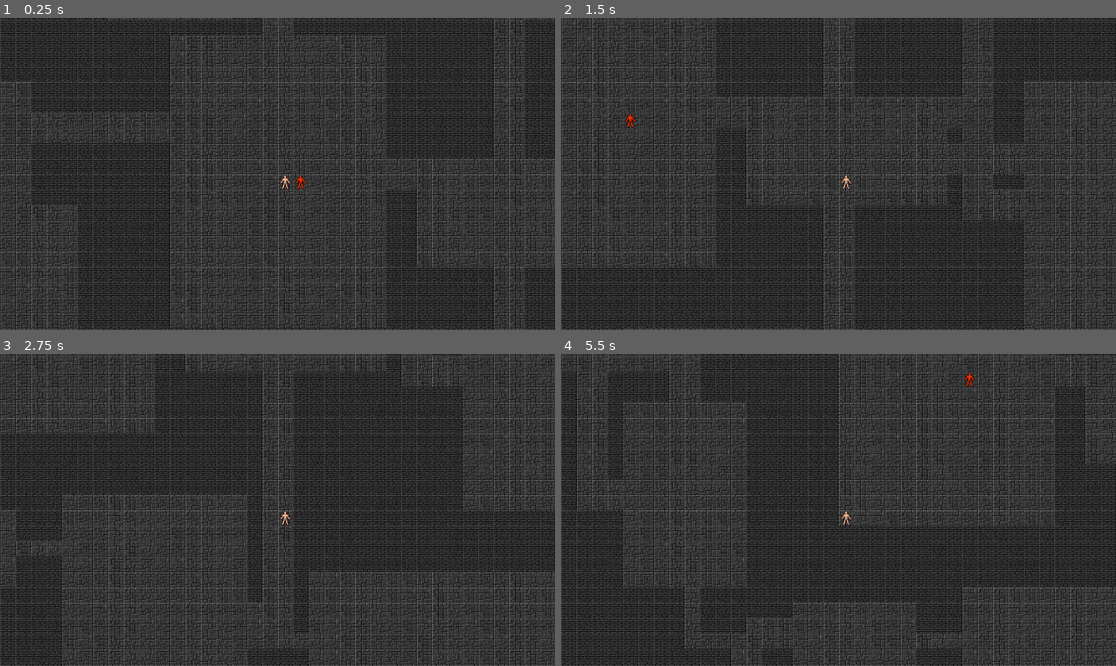
Above: before the commit, frames 1-4 (two rows, left to right).
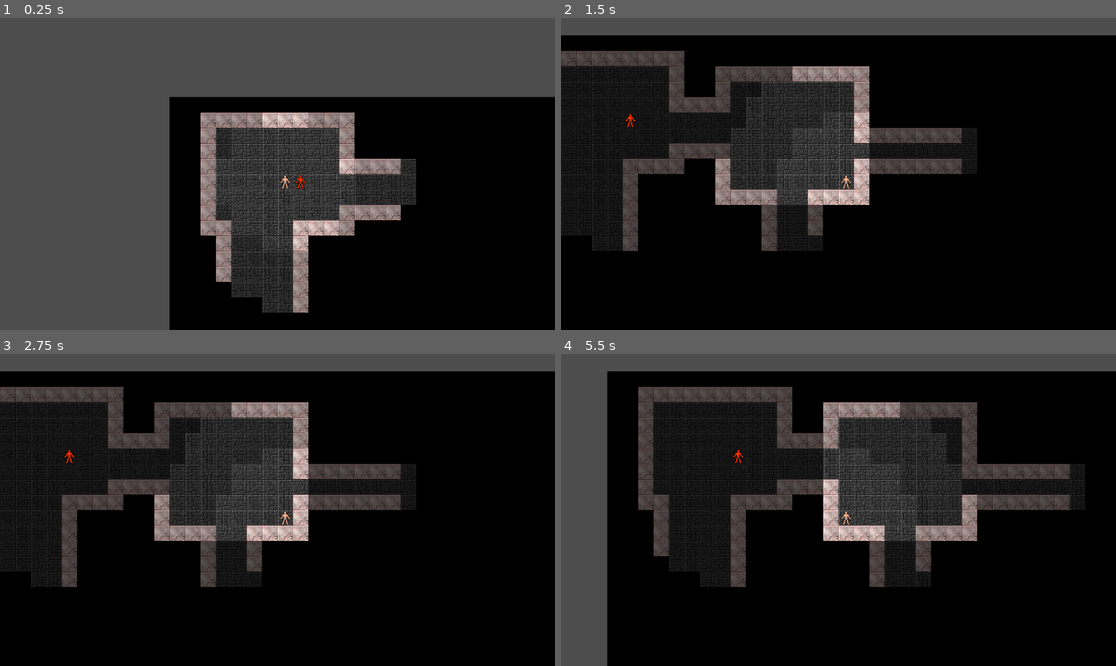
Above: after the commit, the same moments.

Repository: Smileybob72801/Pathfinder-Roguelike
Game: Godot game, scene res://src/Game/game.tscn
The game is run twice, just before and just after one commit, with the same random seed, the same clock (stepped at 60 frames per second) and the same inputs.
Inputs (mouse positions are in pixels of both pictures, inside the frame that each line leads up to):
- Up to frame 1 (0.25 s): no input
- Up to frame 2 (1.5 s): tap Enter at 0.5 s; move the mouse to (960, 158) at 0.52 s; hold Right (ui_right) 0.53-1.28 s; click (960, 158) at 0.67 s; move the mouse to (727, 189) at 1.27 s; hold Down (ui_down) from 1.28 s (still down); click (727, 189) at 1.42 s
- Up to frame 3 (2.75 s): move the mouse to (333, 441) at 2.02 s; release Down (ui_down) at 2.03 s; hold Right (ui_right) from 2.03 s (still down); click (333, 441) at 2.17 s
- Up to frame 4 (5.5 s): tap Space at 2.75 s; move the mouse to (810, 572) at 2.77 s; release Right (ui_right) at 2.78 s; hold Up (ui_up) 2.78-3.53 s; click (810, 572) at 2.92 s; move the mouse to (1005, 556) at 3.52 s; hold Left (ui_left) 3.53-5.03 s; click (1005, 556) at 3.67 s; move the mouse to (672, 463) at 4.27 s; click (672, 463) at 4.42 s; tap Enter at 5 s; move the mouse to (866, 510) at 5.02 s; hold Down (ui_down) from 5.03 s (still down); click (866, 510) at 5.17 s

The runs differ from the first frame. In frame 1, 68% of the frame differs, in the area x 0-100%, y 0-100%; in frame 2, 76%; in frame 3, 75%; in frame 4, 72%.

Commit message:
feat(vision): add line-of-sight, illumination map, and fog-of-war rendering
Introduce a full vision pipeline that separates geometry visibility,
lighting conditions, and player memory.

### Line of Sight (LoS)
- Add FieldOfView system using recursive shadowcasting
- Compute visibility per cell based on tile transparency
- Ensure opaque tiles are visible when they block rays
- Support radius-limited LoS with Pathfinder-style distance metrics
- Decouple LoS computation from rendering via VisionState
- Allow LoS queries independent of illumination (raw geometry visibility)

### Illumination
- Add IlluminationMap with per-cell light levels
- Introduce LightLevel model:
  - SUPERNATURAL_DARKNESS
  - DARKNESS
  - DIM
  - NORMAL
  - BRIGHT
- Add LightSource abstraction with normal and dim radii
- Implement LightSystem to rebuild illumination from multiple sources
- Use LoS to constrain light propagation through opaque tiles
- Combine overlapping lights using max-light semantics
- Keep BRIGHT reserved for future daylight / special sources

### Vision State & Interpretation
- Add VisionState to track:
  - currently visible cells
  - explored memory
  - perceived light per cell
- Interpret visibility as:
  - cell must be within LoS
  - illumination must be >= DIM for a normal-vision creature
- Lay groundwork for darkvision, low-light, blindsense, etc.

### Fog of War Rendering
- Add dedicated fog TileMapLayer
- Render three fog states:
  - unexplored (full fog)
  - explored but not visible (dim fog)
  - currently visible (clear or dim-light overlay)
- Drive fog updates incrementally based on changed visibility
- Keep fog rendering player-oriented (NPC vision decoupled)

### Gameplay Integration
- Attach VisionState to player entity
- Recompute vision and illumination on movement
- Add TorchSpawner and runtime torch placement for testing
- Support multiple light sources affecting visibility

### Dungeon Generation Tweaks
- Switch default room placer to BSP
- Refine BSP parameters:
  - minimum leaf size
  - split bias and depth
  - optional blank leaves
  - room size derived from leaf fill ratios
- Slightly reduce room size bounds for better visibility pacing

This establishes a clean separation between:
geometry visibility, lighting conditions, perception rules,
and visual presentation—forming the foundation for stealth,
light-based gameplay, and advanced senses.

Diff:
--- a/assets/definitions/map/gen_config/dungeon_gen_config_default.tres
+++ b/assets/definitions/map/gen_config/dungeon_gen_config_default.tres
@@ -1,17 +1,17 @@
 [gd_resource type="Resource" script_class="DungeonGenConfig" load_steps=6 format=3 uid="uid://y4cfj10mjhe8"]
 
 [ext_resource type="Resource" uid="uid://cw82wxgvglpal" path="res://assets/definitions/map/gen_config/corridor_config/l_corridor_carver_default.tres" id="1_rr7oy"]
-[ext_resource type="Resource" uid="uid://y7j8xel3q5xk" path="res://assets/definitions/map/gen_config/room_config/rect_room_placer_default.tres" id="2_nuecr"]
 [ext_resource type="Resource" uid="uid://c2pbk8ivfvd28" path="res://assets/definitions/map/gen_config/connector_config/mst_plus_loops.tres" id="2_nw1ek"]
 [ext_resource type="Resource" uid="uid://c34tcx7qq64yn" path="res://assets/definitions/map/gen_config/corridor_config/corridor_width_config/corridor_width_default.tres" id="2_t8axl"]
 [ext_resource type="Script" uid="uid://bu4d3486tsfs3" path="res://src/Map/Generation/dungeon_gen_config.gd" id="3_nw1ek"]
+[ext_resource type="Resource" uid="uid://bhlwhs4rjau1j" path="res://assets/definitions/map/gen_config/room_config/bsp_room_placer_default.tres" id="4_nw1ek"]
 
 [resource]
 script = ExtResource("3_nw1ek")
-room_min_size = 5
-room_max_size = 20
+room_min_size = 4
+room_max_size = 16
 corridor_widths = ExtResource("2_t8axl")
-room_placer = ExtResource("2_nuecr")
+room_placer = ExtResource("4_nw1ek")
 room_connector = ExtResource("2_nw1ek")
 corridor_carver = ExtResource("1_rr7oy")
 metadata/_custom_type_script = "uid://bu4d3486tsfs3"
--- a/assets/definitions/map/gen_config/room_config/bsp_room_placer_default.tres
+++ b/assets/definitions/map/gen_config/room_config/bsp_room_placer_default.tres
@@ -4,4 +4,5 @@
 
 [resource]
 script = ExtResource("1_50e5r")
+min_leaf_size = 5
 metadata/_custom_type_script = "uid://b85nvpru5yr10"
--- a/assets/definitions/map/tiles/mechanics/tile_mechanics_definition_wall.tres
+++ b/assets/definitions/map/tiles/mechanics/tile_mechanics_definition_wall.tres
@@ -1,4 +1,4 @@
-[gd_resource type="Resource" script_class="TileDefinition" load_steps=2 format=3 uid="uid://c1aca2u6n058b"]
+[gd_resource type="Resource" script_class="TileMechanicsDefinition" load_steps=2 format=3 uid="uid://c1aca2u6n058b"]
 
 [ext_resource type="Script" uid="uid://cxd462ihqotw3" path="res://src/Map/tile_mechanics_definition.gd" id="1_jqyxr"]
 
@@ -6,6 +6,4 @@
 script = ExtResource("1_jqyxr")
 is_walkable = false
 is_transparent = false
-source_id = 1
-atlas_coords_options = Array[Vector2i]([Vector2i(10, 4)])
 metadata/_custom_type_script = "uid://cxd462ihqotw3"
--- a/assets/definitions/map/tiles/visuals/wall_stone_brick.tres
+++ b/assets/definitions/map/tiles/visuals/wall_stone_brick.tres
@@ -5,5 +5,5 @@
 [resource]
 script = ExtResource("1_0pcya")
 source_id = 1
-atlas_coords_options = Array[Vector2i]([Vector2i(10, 4), Vector2i(12, 4), Vector2i(14, 4)])
+atlas_coords_options = Array[Vector2i]([Vector2i(1, 9)])
 metadata/_custom_type_script = "uid://by5snrwe3dvv1"
--- a/assets/tilesets/dcss_tileset.tres
+++ b/assets/tilesets/dcss_tileset.tres
@@ -6041,6 +6041,7 @@
 20:94/0 = 0
 21:94/0 = 0
 22:94/0 = 0
+23:94/0 = 0
 
 [resource]
 tile_size = Vector2i(32, 32)
--- a/src/Entities/entity.gd
+++ b/src/Entities/entity.gd
@@ -6,6 +6,9 @@
 	set(value):
 		grid_position = value
 		position = Grid.grid_to_world(grid_position)
+
+var vision_state: VisionState = null
+
 
 func _init(start_position: Vector2i, entity_definition: EntityDefinition) -> void:
 	centered = false
--- a/src/Game/game.gd
+++ b/src/Game/game.gd
@@ -9,10 +9,21 @@
 @onready var entities: Node2D = $Entities
 @onready var map: Map = $Map
 
+var _fov: FieldOfView = FieldOfView.new()
+var _light_system := LightSystem.new()
+var _illumination: IlluminationMap
+
+# Debug tools
+var _torch_spawner: TorchSpawner = TorchSpawner.new()
+
 func _ready() -> void:
 	var player_start_pos: Vector2i = map.get_player_spawn()
 	player = Entity.new(player_start_pos, player_definition)
 	entities.add_child(player)
+
+	# Player gets explored memory
+	# TODO: enemies can get visible-only later.
+	player.vision_state = VisionState.new(map.map_data.width, map.map_data.height, true)
 
 	var camera: Camera2D = $Camera2D
 	remove_child(camera)
@@ -22,10 +33,74 @@
 	npc.modulate = Color.ORANGE_RED
 	entities.add_child(npc)
 
+	_illumination = IlluminationMap.new(map.map_data.width, map.map_data.height, LightLevel.DARKNESS)
+	_update_player_vision_and_light()
+
 func get_map_data() -> MapData:
 	return map.map_data
 
 func _physics_process(_delta: float) -> void:
 	var action: Action = event_handler.get_action()
 	if action:
+		var before := player.grid_position
 		action.perform(self, player)
+
+		if player.grid_position != before:
+			_update_player_vision_and_light()
+
+
+func _update_player_vision_and_light() -> void:
+
+	# Example radii: torch normal 4, dim 8
+	var normal_radius := 4
+	var dim_radius := 8
+
+	var lights: Array[LightSource] = []
+
+	# Player torch
+	lights.append(LightSource.new(player.grid_position, normal_radius, dim_radius))
+
+	# Add all spawned test torches:
+	lights.append_array(_torch_spawner.build_light_sources(normal_radius, dim_radius))
+
+	_light_system.rebuild_illumination(map.map_data, _illumination, lights)
+	var max_los := 50
+
+	# LoS candidates
+	var los_cells := _fov.compute_cells(map.map_data, player.grid_position, max_los)
+
+	player.vision_state.clear_visible()
+
+	var visible_cells: Array[Vector2i] = []
+
+	# Interpret illumination for a normal-vision human:
+	# Visible if illumination is at least DIM.
+	# TODO: Handle darkvision, low light, blindsense, etc..
+	for cell in los_cells:
+		var lvl := _illumination.get_level(cell)
+
+		if lvl >= LightLevel.DIM:
+			player.vision_state.set_visible(cell, true)
+			player.vision_state.set_perceived_light(cell, lvl)
+			visible_cells.append(cell)
+
+	# Rendering uses explored + visible + perceived_light
+	map.apply_player_vision(player.vision_state, visible_cells)
+
+
+func spawn_test_torch(cell: Vector2i) -> void:
+	# Optional safety checks (recommended)
+	if not map.map_data.is_in_bounds(cell):
+		return
+	if map.map_data.get_kind(cell) == MapData.TileKind.WALL:
+		return
+
+	_torch_spawner.add_torch(cell)
+	_update_player_vision_and_light()
+
+func _unhandled_input(event: InputEvent) -> void:
+	if event is InputEventMouseButton and event.pressed:
+		var mb := event as InputEventMouseButton
+		if mb.button_index == MOUSE_BUTTON_RIGHT:
+			var cell := Grid.world_to_grid(get_global_mouse_position())
+			spawn_test_torch(cell)
--- a/src/Game/game.tscn
+++ b/src/Game/game.tscn
@@ -13,16 +13,24 @@
 [node name="EventHandler" type="Node" parent="."]
 script = ExtResource("3_sag4g")
 
-[node name="Map" type="Node2D" parent="." node_paths=PackedStringArray("floor_layer", "wall_layer")]
+[node name="Map" type="Node2D" parent="." node_paths=PackedStringArray("floor_layer", "wall_layer", "fog_layer")]
 script = ExtResource("3_3s8ir")
-map_height = 80
+map_width = 100
+map_height = 100
 floor_layer = NodePath("FloorLayer")
 wall_layer = NodePath("WallLayer")
+fog_layer = NodePath("FogLayer")
+fog_full_atlas_coords = Vector2i(23, 94)
+fog_dim_light_atlas_coords = Vector2i(19, 50)
+fog_dim_atlas_coords = Vector2i(20, 50)
 
 [node name="FloorLayer" type="TileMapLayer" parent="Map"]
 tile_set = ExtResource("3_bob6j")
 
 [node name="WallLayer" type="TileMapLayer" parent="Map"]
+tile_set = ExtResource("3_bob6j")
+
+[node name="FogLayer" type="TileMapLayer" parent="Map"]
 tile_set = ExtResource("3_bob6j")
 
 [node name="DungeonGenerator" type="Node" parent="Map"]
--- a/src/Map/Generation/Rooms/bsp_room_placer.gd
+++ b/src/Map/Generation/Rooms/bsp_room_placer.gd
@@ -2,10 +2,24 @@
 
 extends RoomPlacer
 
+@export_category("Variety")
+@export_range(0.0, 1.0, 0.01) var blank_leaf_chance: float = 0.10  # 15% leaves produce no room
+# Choose room size as a fraction of the leaf's inner space (more variety than uniform absolute sizes)
+@export_range(0.0, 1.0, 0.01) var fill_min: float = 0.35 # room uses at least 45% of inner width/height
+@export_range(0.0, 1.0, 0.01) var fill_max: float = 0.90 # room uses up to 95% of inner width/height
+
+@export_range(0.0, 1.0, 0.01) var stop_split_chance: float = 0.10
+
+# Bias toward smaller or larger rooms within the [fill_min..fill_max] range:
+# 0.0 -> tends larger, 0.5 -> neutral, 1.0 -> tends smaller
+@export_range(0.0, 1.0, 0.01) var small_room_bias: float = 0.50
+
 @export_category("BSP")
-@export var min_leaf_size: int = 14
-@export var max_depth: int = 5
-@export var split_bias: float = 0.55 # >0.5 favors splitting along the longer axis
+@export var min_leaf_size: int = 12
+@export var max_depth: int = 6
+@export var split_bias: float = 0.65 # >0.5 favors splitting along the longer axis
+@export var split_margin: int = 2
+
 
 @export_category("Rooms Inside Leaves")
 @export var room_margin: int = 1        # empty border inside leaf
@@ -35,12 +49,17 @@
 	return rooms
 
 func _split_leaf(rng: RandomNumberGenerator, leaf: Rect2i, depth: int, out_leaves: Array[Rect2i]) -> void:
+	if depth > 0 and stop_split_chance > 0.0 and rng.randf() < stop_split_chance:
+		out_leaves.append(leaf)
+		return
+
 	if depth >= max_depth:
 		out_leaves.append(leaf)
 		return
 
-	var can_split_h := leaf.size.y >= (min_leaf_size * 2)
-	var can_split_v := leaf.size.x >= (min_leaf_size * 2)
+	var min_child: int = min_leaf_size + split_margin
+	var can_split_h: bool = leaf.size.y >= (min_child * 2)
+	var can_split_v: bool = leaf.size.x >= (min_child * 2)
 
 	if not can_split_h and not can_split_v:
 		out_leaves.append(leaf)
@@ -59,7 +78,7 @@
 		split_h = can_split_h
 
 	if split_h:
-		var split_y := rng.randi_range(min_leaf_size, leaf.size.y - min_leaf_size)
+		var split_y: int = rng.randi_range(min_child, leaf.size.y - min_child)
 		var top := Rect2i(leaf.position.x, leaf.position.y, leaf.size.x, split_y)
 		var bottom := Rect2i(leaf.position.x, leaf.position.y + split_y, leaf.size.x, leaf.size.y - split_y)
 		_split_leaf(rng, top, depth + 1, out_leaves)
@@ -71,7 +90,12 @@
 		_split_leaf(rng, left, depth + 1, out_leaves)
 		_split_leaf(rng, right, depth + 1, out_leaves)
 
+
 func _make_room_in_leaf(map_data: MapData, rng: RandomNumberGenerator, config: DungeonGenConfig, leaf: Rect2i) -> Variant:
+	# Optional: allow blank leaves
+	if blank_leaf_chance > 0.0 and rng.randf() < blank_leaf_chance:
+		return null
+
 	var inner := Rect2i(
 		leaf.position.x + room_margin,
 		leaf.position.y + room_margin,
@@ -82,23 +106,49 @@
 	if inner.size.x < config.room_min_size or inner.size.y < config.room_min_size:
 		return null
 
-	var max_w := mini(inner.size.x, config.room_max_size)
-	var max_h := mini(inner.size.y, config.room_max_size)
+	# Compute room size relative to leaf size (this is the main variety driver)
+	var max_w_cap: int = mini(inner.size.x, config.room_max_size)
+	var max_h_cap: int = mini(inner.size.y, config.room_max_size)
 
-	var w := rng.randi_range(config.room_min_size, max_w)
-	var h := rng.randi_range(config.room_min_size, max_h)
+	var w: int = _pick_dim_from_fill(rng, inner.size.x, config.room_min_size, max_w_cap)
+	var h: int = _pick_dim_from_fill(rng, inner.size.y, config.room_min_size, max_h_cap)
 
 	if not allow_non_square_rooms:
-		var s := mini(w, h)
+		var s: int = mini(w, h)
 		w = s
 		h = s
 
-	var max_x := inner.position.x + inner.size.x - w
-	var max_y := inner.position.y + inner.size.y - h
+	var max_x: int = inner.position.x + inner.size.x - w
+	var max_y: int = inner.position.y + inner.size.y - h
 	if max_x < inner.position.x or max_y < inner.position.y:
 		return null
 
-	var x := rng.randi_range(inner.position.x, max_x)
-	var y := rng.randi_range(inner.position.y, max_y)
+	var x: int = rng.randi_range(inner.position.x, max_x)
+	var y: int = rng.randi_range(inner.position.y, max_y)
 
 	return Rect2i(x, y, w, h)
+
+
+func _pick_dim_from_fill(rng: RandomNumberGenerator, inner_dim: int, min_dim: int, max_dim: int) -> int:
+	# Fill fraction in [fill_min..fill_max], biased by small_room_bias
+	var t: float = rng.randf()
+
+	# Bias curve: small_room_bias < 0.5 -> tends larger, >0.5 -> tends smaller
+	# Keep it simple and predictable: use power curve around 0.5
+	var bias: float = clampf(small_room_bias, 0.0, 1.0)
+	if bias < 0.5:
+		# Larger rooms more likely
+		var p_big: float = lerpf(0.6, 3.0, (0.5 - bias) / 0.5)
+		t = pow(t, 1.0 / p_big)
+	elif bias > 0.5:
+		# Smaller rooms more likely
+		var p_small: float = lerpf(0.6, 3.0, (bias - 0.5) / 0.5)
+		t = pow(t, p_small)
+
+	var fill: float = lerpf(fill_min, fill_max, t)
+	var target: int = int(round(inner_dim * fill))
+
+	# Still respect your global min/max constraints
+	target = maxi(target, min_dim)
+	target = mini(target, max_dim)
+	return target
--- /dev/null
+++ b/src/Map/field_of_view.gd
@@ -0,0 +1,114 @@
+class_name FieldOfView
+
+extends RefCounted
+
+# Recursive shadowcasting octant transforms
+const _MULTIPLIERS := [
+	[ 1, 0, 0, -1, -1, 0, 0,  1],
+	[ 0, 1, -1, 0,  0, -1, 1, 0],
+	[ 0, 1, 1,  0,  0, -1, -1, 0],
+	[ 1, 0, 0,  1, -1,  0,  0, -1]
+]
+
+# Returns the list of cells that ended up visible (for render diffs)
+func compute(map_data: MapData, vision: VisionState, origin: Vector2i, radius: int) -> Array[Vector2i]:
+	vision.clear_visible()
+
+	var visible_cells: Array[Vector2i] = []
+	_set_visible(map_data, vision, origin, visible_cells)
+
+	for o in range(8):
+		_cast_light(
+			map_data,
+			vision,
+			origin.x,
+			origin.y,
+			radius,
+			1,
+			1.0,
+			0.0,
+			_MULTIPLIERS[0][o],
+			_MULTIPLIERS[1][o],
+			_MULTIPLIERS[2][o],
+			_MULTIPLIERS[3][o],
+			visible_cells
+		)
+
+	return visible_cells
+
+
+func compute_cells(map_data: MapData, origin: Vector2i, radius: int) -> Array[Vector2i]:
+	var dummy := VisionState.new(map_data.width, map_data.height, false)
+	return compute(map_data, dummy, origin, radius)
+
+
+func _set_visible(map_data: MapData, vision: VisionState, pos: Vector2i, out_visible: Array[Vector2i]) -> void:
+	if not map_data.is_in_bounds(pos):
+		return
+	if vision.is_visible(pos):
+		return
+
+	vision.set_visible(pos, true)
+	out_visible.append(pos)
+
+
+func _cast_light(
+	map_data: MapData,
+	vision: VisionState,
+	ox: int,
+	oy: int,
+	radius: int,
+	row: int,
+	start_slope: float,
+	end_slope: float,
+	xx: int,
+	xy: int,
+	yx: int,
+	yy: int,
+	out_visible: Array[Vector2i]
+) -> void:
+	if start_slope < end_slope:
+		return
+
+	var next_start_slope := start_slope
+
+	for i in range(row, radius + 1):
+		var blocked := false
+		var dy := -i
+
+		for dx in range(-i, 1):
+			var l_slope := (dx - 0.5) / (dy + 0.5)
+			var r_slope := (dx + 0.5) / (dy - 0.5)
+
+			if start_slope < r_slope:
+				continue
+			if end_slope > l_slope:
+				break
+
+			var ax := ox + dx * xx + dy * xy
+			var ay := oy + dx * yx + dy * yy
+			var pos := Vector2i(ax, ay)
+
+			if not map_data.is_in_bounds(pos):
+				continue
+
+			# Opaque tiles are visible when they block a ray, so mark visible BEFORE checking transparency.
+			if Grid.distance_pf(Vector2i.ZERO, Vector2i(dx, dy)) <= radius:
+				_set_visible(map_data, vision, pos, out_visible)
+
+			var is_opaque := not map_data.is_transparent(pos)
+
+			if blocked:
+				if is_opaque:
+					next_start_slope = r_slope
+					continue
+				blocked = false
+				start_slope = next_start_slope
+			else:
+				if is_opaque:
+					blocked = true
+					next_start_slope = r_slope
+					_cast_light(map_data, vision, ox, oy, radius, i + 1, start_slope, l_slope, xx, xy, yx, yy, out_visible)
+
+		if blocked:
+			break
--- /dev/null
+++ b/src/Map/illumination_map.gd
@@ -0,0 +1,51 @@
+class_name IlluminationMap
+
+extends RefCounted
+
+var width: int
+var height: int
+
+# One byte per cell for LightLevel.*
+var level: PackedByteArray
+
+func _init(w: int, h: int, base_level: int) -> void:
+	width = w
+	height = h
+
+	var count := width * height
+	level = PackedByteArray()
+	level.resize(count)
+
+	fill(base_level)
+
+func _idx(pos: Vector2i) -> int:
+	return pos.y * width + pos.x
+
+func in_bounds(pos: Vector2i) -> bool:
+	return pos.x >= 0 and pos.y >= 0 and pos.x < width and pos.y < height
+
+func fill(base_level: int) -> void:
+	var v := LightLevel.clamp_level(base_level)
+	for i in range(level.size()):
+		level[i] = v
+
+func get_level(pos: Vector2i) -> int:
+	if not in_bounds(pos):
+		return LightLevel.SUPERNATURAL_DARKNESS
+	return int(level[_idx(pos)])
+
+func set_level_max(pos: Vector2i, new_level: int) -> void:
+	if not in_bounds(pos):
+		return
+	var i := _idx(pos)
+	var v := LightLevel.clamp_level(new_level)
+	if v > int(level[i]):
+		level[i] = v
+
+func set_level_min(pos: Vector2i, new_level: int) -> void:
+	if not in_bounds(pos):
+		return
+	var i := _idx(pos)
+	var v := LightLevel.clamp_level(new_level)
+	if v < int(level[i]):
+		level[i] = v
--- /dev/null
+++ b/src/Map/light_level.gd
@@ -0,0 +1,10 @@
+class_name LightLevel
+
+const SUPERNATURAL_DARKNESS: int = 0
+const DARKNESS: int = 1
+const DIM: int = 2
+const NORMAL: int = 3
+const BRIGHT: int = 4
+
+static func clamp_level(level: int) -> int:
+	return clampi(level, SUPERNATURAL_DARKNESS, BRIGHT)
--- /dev/null
+++ b/src/Map/light_source.gd
@@ -0,0 +1,12 @@
+class_name LightSource
+
+extends RefCounted
+
+var position: Vector2i
+var normal_radius: int
+var dim_radius: int
+
+func _init(pos: Vector2i, normal_radius: int, dim_radius: int) -> void:
+	position = pos
+	self.normal_radius = normal_radius
+	self.dim_radius = dim_radius
--- /dev/null
+++ b/src/Map/light_system.gd
@@ -0,0 +1,26 @@
+class_name LightSystem
+
+extends RefCounted
+
+var _fov := FieldOfView.new()
+
+func rebuild_illumination(
+	map_data: MapData,
+	illum: IlluminationMap,
+	lights: Array[LightSource]
+) -> void:
+	illum.fill(LightLevel.DARKNESS)
+
+	for light in lights:
+		var tmp_vision := VisionState.new(illum.width, illum.height, false)
+		var cells := _fov.compute(map_data, tmp_vision, light.position, light.dim_radius)
+
+		for cell in cells:
+			var d := Grid.distance_pf(light.position, cell)
+
+			# Bright vs Normal: PF torch is normal, not “bright”.
+			# Keep Bright reserved for daylight / special sources.
+			if d <= light.normal_radius:
+				illum.set_level_max(cell, LightLevel.NORMAL)
+			elif d <= light.dim_radius:
+				illum.set_level_max(cell, LightLevel.DIM)
--- a/src/Map/map.gd
+++ b/src/Map/map.gd
@@ -10,6 +10,23 @@
 
 @export var floor_layer: TileMapLayer
 @export var wall_layer: TileMapLayer
+
+@export var fog_layer: TileMapLayer
+
+# Vision configuration (player for now)
+# TODO: support others later
+# TODO: make bright and dim radius source dependent, take off map?
+@export var bright_radius: int = 4
+@export var dim_radius_extra: int = 4  # dim extends bright by this many squares
+
+# TODO: Move this to a definition and resource
+@export var fog_source_id: int = 1
+@export var fog_full_atlas_coords: Vector2i = Vector2i.ZERO
+@export var fog_dim_light_atlas_coords: Vector2i = Vector2i.ZERO
+@export var fog_dim_atlas_coords: Vector2i = Vector2i.ZERO
+@export var fog_alternative_tile: int = 0
+
+var _previous_player_visible: Array[Vector2i] = []
 
 var registry: TileVisualRegistry
 var map_data: MapData
@@ -24,6 +41,7 @@
 	gen_result = dungeon_generator.generate_into(map_data)
 
 	render_all()
+	_initialize_fog()
 
 
 func render_all() -> void:
@@ -63,6 +81,67 @@
 	layer.set_cell(cell, def.source_id, coords, def.alternative_tile)
 
 
+func _initialize_fog() -> void:
+	if fog_layer == null:
+		return
+
+	fog_layer.clear()
+
+	for y in range(map_data.height):
+		for x in range(map_data.width):
+			_draw_fog_full(Vector2i(x, y))
+
+
+# Apply fog-of-war based on the given observer's vision state.
+# This is intentionally "player-oriented rendering": enemies can have VisionState too,
+# but only the player VisionState drives fog visuals.
+func apply_player_vision(vision: VisionState, newly_visible: Array[Vector2i]) -> void:
+	if fog_layer == null or vision == null:
+		return
+
+	# Refresh cells that used to be visible (likely becoming dim now).
+	for cell in _previous_player_visible:
+		_refresh_fog_cell(vision, cell)
+
+	# Refresh cells that are visible now (becoming clear now).
+	for cell in newly_visible:
+		_refresh_fog_cell(vision, cell)
+
+	_previous_player_visible = newly_visible
+
+
+func _refresh_fog_cell(vision: VisionState, cell: Vector2i) -> void:
+	if not map_data.is_in_bounds(cell):
+		return
+
+	# Critical: if not currently visible, ignore light_level entirely.
+	if not vision.is_visible(cell):
+		if not vision.is_explored(cell):
+			_draw_fog_full(cell)
+		else:
+			_draw_fog_dim(cell)
+		return
+
+	# From here down, the cell is visible, so light_level is meaningful.
+	var lvl := vision.get_perceived_light(cell)
+
+	# Visible in dim light: show dim-light overlay
+	if lvl == LightLevel.DIM:
+		fog_layer.set_cell(cell, fog_source_id, fog_dim_light_atlas_coords, fog_alternative_tile)
+		return
+
+	# Visible in normal/bright: clear
+	fog_layer.erase_cell(cell)
+
+
+func _draw_fog_full(cell: Vector2i) -> void:
+	fog_layer.set_cell(cell, fog_source_id, fog_full_atlas_coords, fog_alternative_tile)
+
+
+func _draw_fog_dim(cell: Vector2i) -> void:
+	fog_layer.set_cell(cell, fog_source_id, fog_dim_atlas_coords, fog_alternative_tile)
+
+
 func get_player_spawn() -> Vector2i:
 	if gen_result != null and not gen_result.room_centers.is_empty():
 		return gen_result.room_centers[0]
--- /dev/null
+++ b/src/Map/torch_spawner.gd
@@ -0,0 +1,20 @@
+class_name TorchSpawner
+
+extends RefCounted
+
+var _torches: Array[Vector2i] = []
+
+func add_torch(cell: Vector2i) -> void:
+	_torches.append(cell)
+
+func clear() -> void:
+	_torches.clear()
+
+func get_torch_cells() -> Array[Vector2i]:
+	return _torches.duplicate()
+
+func build_light_sources(normal_radius: int, dim_radius: int) -> Array[LightSource]:
+	var lights: Array[LightSource] = []
+	for cell in _torches:
+		lights.append(LightSource.new(cell, normal_radius, dim_radius))
+	return lights
--- /dev/null
+++ b/src/Map/vision_state.gd
@@ -0,0 +1,71 @@
+class_name VisionState
+
+extends RefCounted
+
+var width: int
+var height: int
+
+var visible: PackedByteArray
+var explored: PackedByteArray = PackedByteArray()
+
+# 0..4, using LightLevel constants
+var perceived_light: PackedByteArray
+
+func _init(w: int, h: int, track_explored: bool) -> void:
+	width = w
+	height = h
+
+	var cell_count := width * height
+
+	visible = PackedByteArray()
+	visible.resize(cell_count)
+
+	perceived_light = PackedByteArray()
+	perceived_light.resize(cell_count)
+
+	if track_explored:
+		explored = PackedByteArray()
+		explored.resize(cell_count)
+
+func _idx(pos: Vector2i) -> int:
+	return pos.y * width + pos.x
+
+func in_bounds(pos: Vector2i) -> bool:
+	return pos.x >= 0 and pos.y >= 0 and pos.x < width and pos.y < height
+
+func clear_visible() -> void:
+	for i in range(visible.size()):
+		visible[i] = 0
+		perceived_light[i] = LightLevel.SUPERNATURAL_DARKNESS
+
+func set_visible(pos: Vector2i, value: bool) -> void:
+	if not in_bounds(pos):
+		return
+
+	var i := _idx(pos)
+	visible[i] = 1 if value else 0
+
+	if value and explored.size() > 0:
+		explored[i] = 1
+
+func set_perceived_light(pos: Vector2i, level: int) -> void:
+	if not in_bounds(pos):
+		return
+	perceived_light[_idx(pos)] = LightLevel.clamp_level(level)
+
+func get_perceived_light(pos: Vector2i) -> int:
+	if not in_bounds(pos):
+		return LightLevel.SUPERNATURAL_DARKNESS
+	return int(perceived_light[_idx(pos)])
+
+func is_visible(pos: Vector2i) -> bool:
+	if not in_bounds(pos):
+		return false
+	return visible[_idx(pos)] == 1
+
+func is_explored(pos: Vector2i) -> bool:
+	if explored.size() <= 0:
+		return false
+	if not in_bounds(pos):
+		return false
+	return explored[_idx(pos)] == 1
--- a/src/Utils/grid.gd
+++ b/src/Utils/grid.gd
@@ -12,3 +12,17 @@
 static func world_to_grid(world_pos: Vector2i) -> Vector2i:
 	var grid_pos: Vector2i = world_pos / tile_size
 	return grid_pos
+
+## Pathfinder distance in squares:
+## Every other diaginol counts as two squars
+static func distance_pf(a: Vector2i, b: Vector2i) -> int:
+	var dx: int = absi(b.x - a.x)
+	var dy: int = absi(b.y - a.y)
+
+	var diagonals: int = min(dx, dy)
+	var straights: int = max(dx, dy) - diagonals
+
+	# Every second diagonal costs 2 instead of 1
+	var extra: int = diagonals >> 1
+
+	return straights + diagonals + extra
Binary file changed: assets/textures/ProjectUtumno_full.png
Not shown, added: src/Map/field_of_view.gd.uid
Not shown, added: src/Map/illumination_map.gd.uid
Not shown, added: src/Map/light_level.gd.uid
Not shown, added: src/Map/light_source.gd.uid
Not shown, added: src/Map/light_system.gd.uid
Not shown, added: src/Map/torch_spawner.gd.uid
Not shown, added: src/Map/vision_state.gd.uid
Not shown, added: vision.txt
